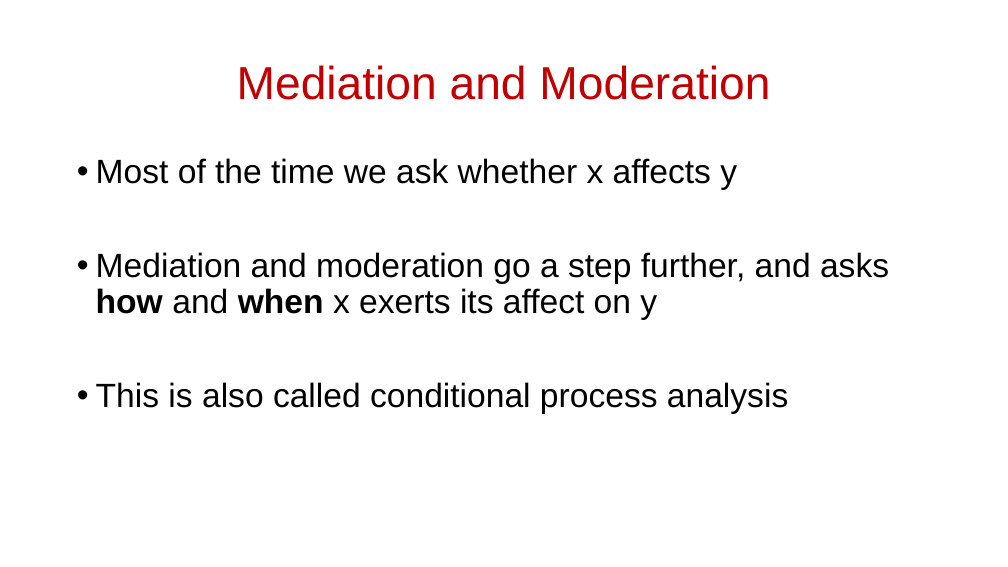
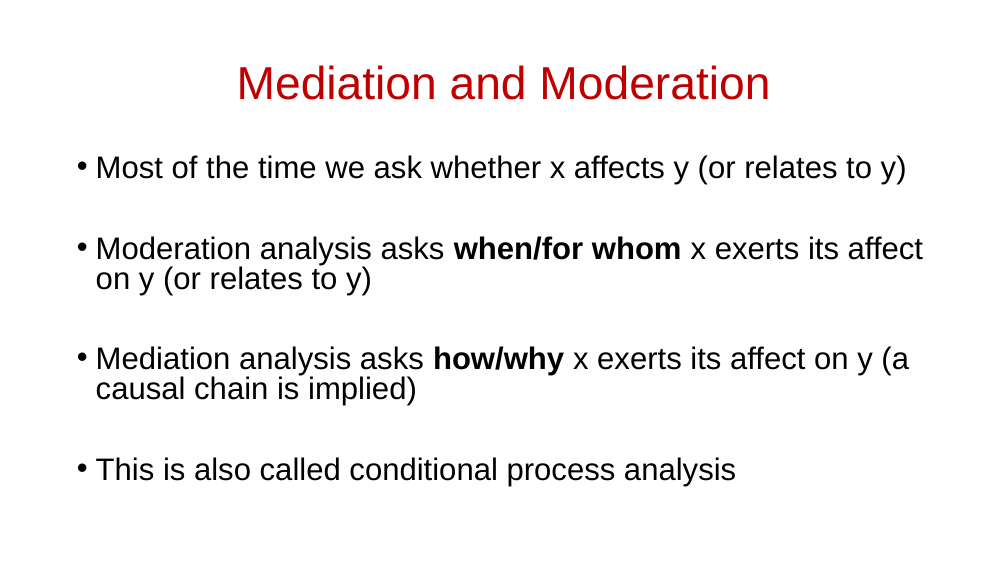
Before and after one commit to scream104/psych596, a slide deck: slide 2 of lecture-slides_upload/lecture/07_Statistical Methods_Mediation and Moderation.pptx. Drawn at 1008x567 pixels with LibreOffice and Linux fonts; fonts in the diff are those of the drawing. Boxes give left, top, right and bottom in pixels: in the first picture for what was removed or moved away, otherwise in the second. Text is boxed around its words. In the diff, an @@ line names an element or a change of style, - is before the commit and + after.

```diff
--- a/lecture-slides_upload/lecture/07_Statistical Methods_Mediation and Moderation.pptx
+++ b/lecture-slides_upload/lecture/07_Statistical Methods_Mediation and Moderation.pptx
@@ text at box(96, 155, 923, 405): text changed; size 32 to 29.6 pt @@
-• Most of the time we ask whether x affects y
-• Mediation and moderation go a step further, and asks how and when x exerts its affect on y
+• Most of the time we ask whether x affects y (or relates to y)
+• Moderation analysis asks when/for whom x exerts its affect on y (or relates to y)
+• Mediation analysis asks how/why x exerts its affect on y (a causal chain is implied)
@@ text at box(96, 457, 736, 486): size 32 to 29.6 pt in "This is also called conditional process analysis"; line spacing 0.9 to 0.8 @@
```
Also in this commit, not shown: 12 other slides changed, 1 slide added, 3 slides removed, 3 other files.
